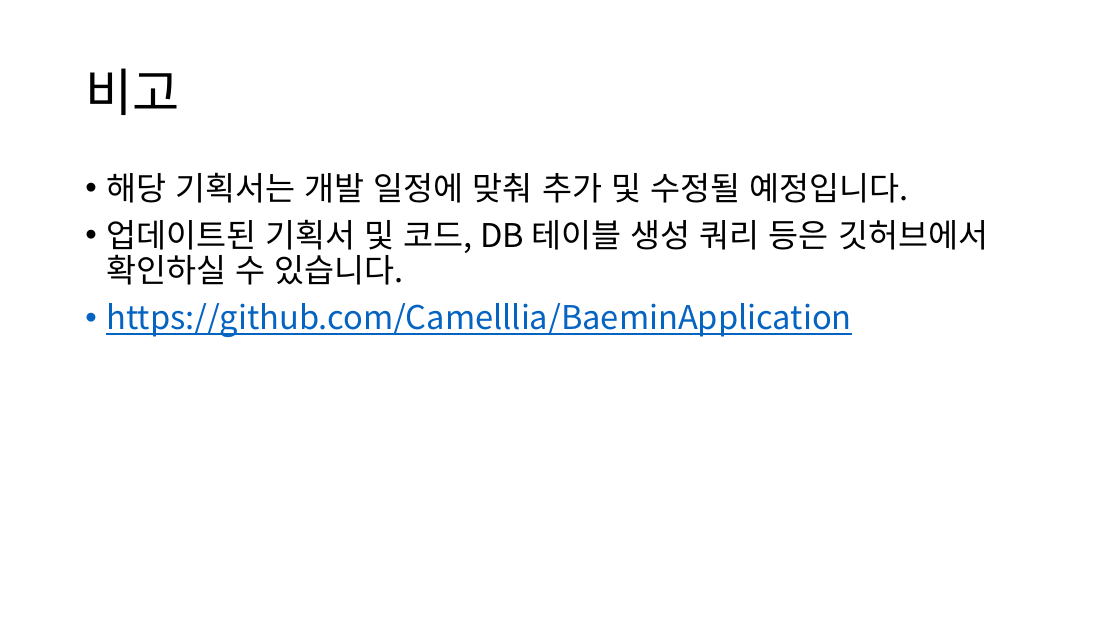
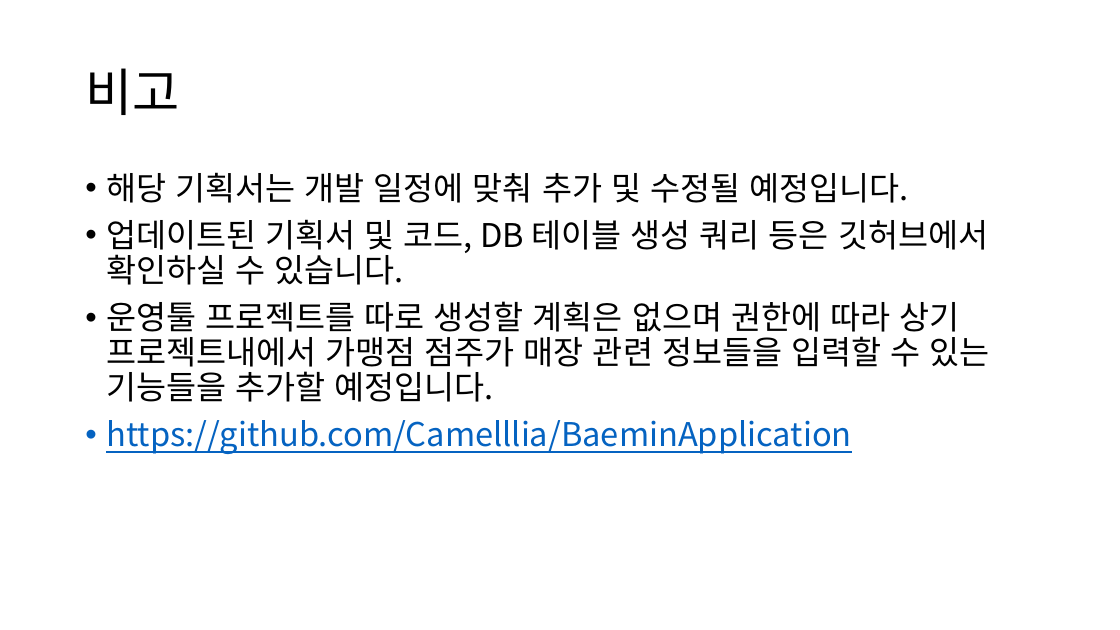
Before and after one commit to Camelllia/BaeminApplication, a slide deck: slide 23 of 202131205_김승진_실무게임프로그래밍_기획서.pptx. Drawn at 1120x630 pixels with LibreOffice and Linux fonts; fonts in the diff are those of the drawing. Boxes give left, top, right and bottom in pixels: in the first picture for what was removed or moved away, otherwise in the second. Text is boxed around its words. In the diff, an @@ line names an element or a change of style, - is before the commit and + after.

Commit message:
기획서 업데이트 및 gitignore 설정 추가

```diff
--- a/202131205_김승진_실무게임프로그래밍_기획서.pptx
+++ b/202131205_김승진_실무게임프로그래밍_기획서.pptx
@@ text at bbox=[106, 301, 990, 402]: paragraph added @@
+• 운영툴 프로젝트를 따로 생성할 계획은 없으며 권한에 따라 상기 프로젝트내에서 가맹점 점주가 매장 관련 정보들을 입력할 수 있는 기능들을 추가할 예정입니다.
```
Also in this commit, not shown: 1 other slide changed, 1 slide added, 1 slide removed, 2 other files.
